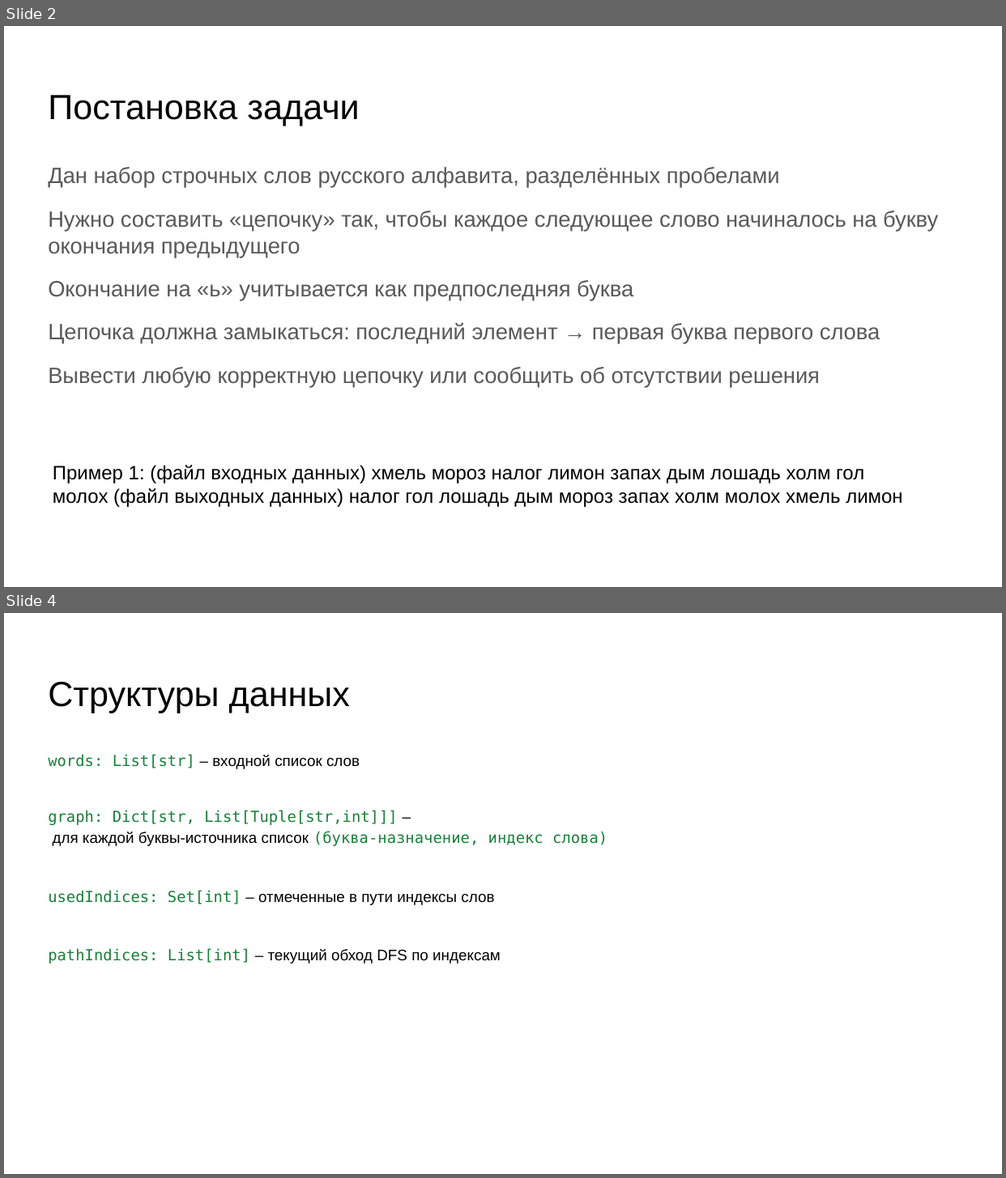
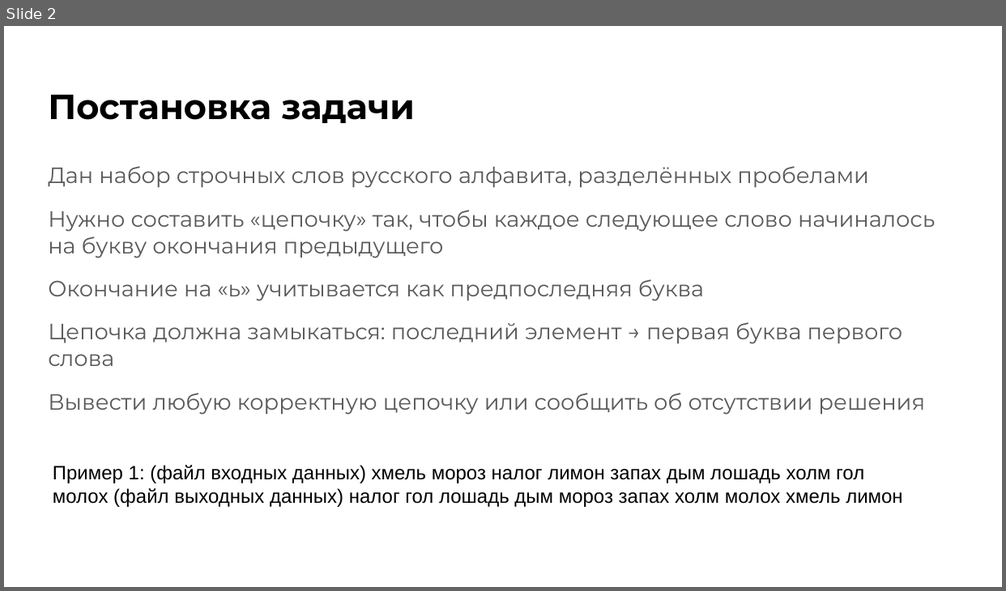
Before and after one commit to SaveliyShutov/IKM_ShutovSaveliy, a slide deck: Игра в слова.pptx. Shown one above the other, each under a label of ours: slides 2 and 4 before the commit, slide 2 after it; the slides between them are not shown. The pictures are 1006x1178 and 1006x591 pixels, drawn with LibreOffice and Linux fonts; fonts in the diff are those of the drawing. Boxes give left, top, right and bottom in pixels: in the first picture for what was removed or moved away, otherwise in the second. Text is boxed around its words. In the diff, an @@ line names an element or a change of style, - is before the commit and + after.

```diff
--- a/Игра в слова.pptx
+++ b/Игра в слова.pptx
@@ slide 4 removed at (4,613,1002,1174), background #FFFFFF @@
@@ title removed at (48,682,350,713) @@
-Структуры данных
@@ text removed at (48,754,607,964) @@
-words: List[str] – входной список слов
-graph: Dict[str, List[Tuple[str,int]]] –
-для каждой буквы-источника список (буква-назначение, индекс слова)
-usedIndices: Set[int] – отмеченные в пути индексы слов
-pathIndices: List[int] – текущий обход DFS по индексам
@@ slide 2 changed as well @@
@@ title "Постановка задачи" at (48,94,415,123): font Arial to Montserrat, bold on @@
@@ text "Дан набор строчных слов русского ..." at (48,166,935,415): font Arial to Montserrat @@
```
Also in this commit, not shown: 2 other slides changed, 5 slides added, 4 other slides removed.
